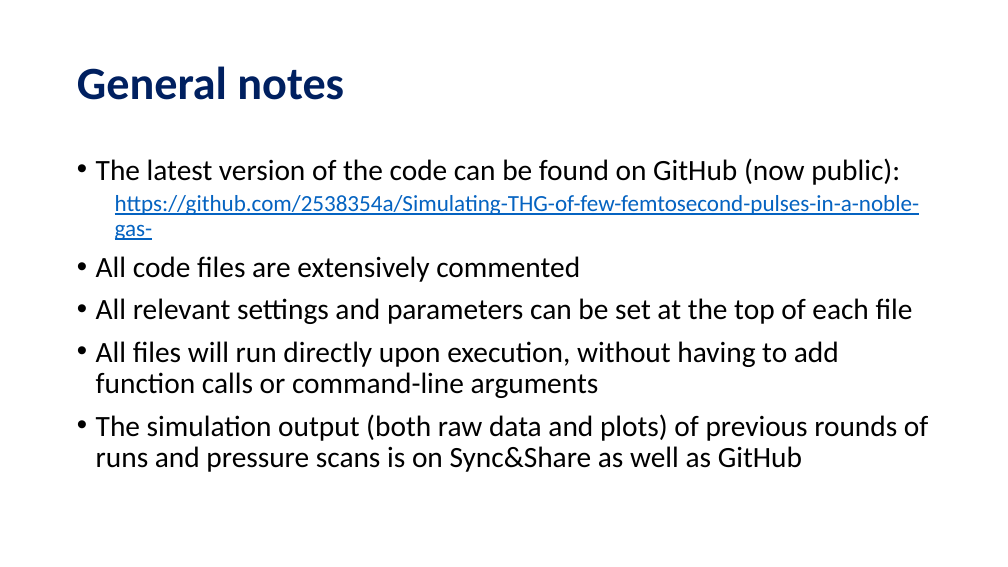
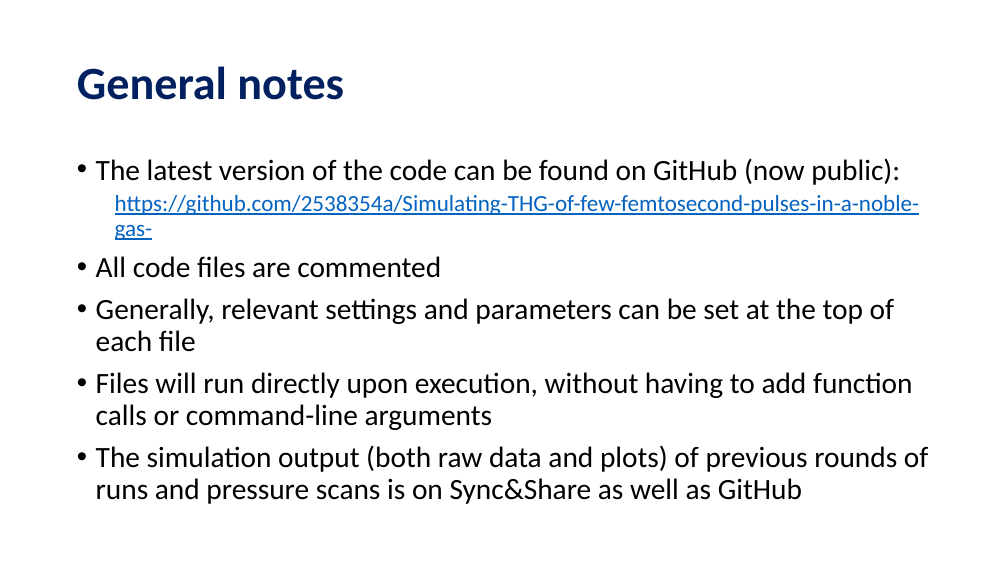
Before and after one commit to david-f-amorim/Simulating-THG-of-few-femtosecond-pulses-in-a-noble-gas-, a slide deck: slide 3 of presentations/DESY - Code Handover.pptx. Drawn at 1008x567 pixels with LibreOffice and Linux fonts; fonts in the diff are those of the drawing. Boxes give left, top, right and bottom in pixels: in the first picture for what was removed or moved away, otherwise in the second. Text is boxed around its words. In the diff, an @@ line names an element or a change of style, - is before the commit and + after.

```diff
--- a/presentations/DESY - Code Handover.pptx
+++ b/presentations/DESY - Code Handover.pptx
@@ text at (96,256,913,430): text changed @@
-• All code files are extensively commented
-• All relevant settings and parameters can be set at the top of each file
-• All files will run directly upon execution, without having to add function calls or command-line arguments
+• All code files are commented
+• Generally, relevant settings and parameters can be set at the top of each file
+• Files will run directly upon execution, without having to add function calls or command-line arguments
```
Also in this commit, not shown: 6 other slides changed, 33 other files.
